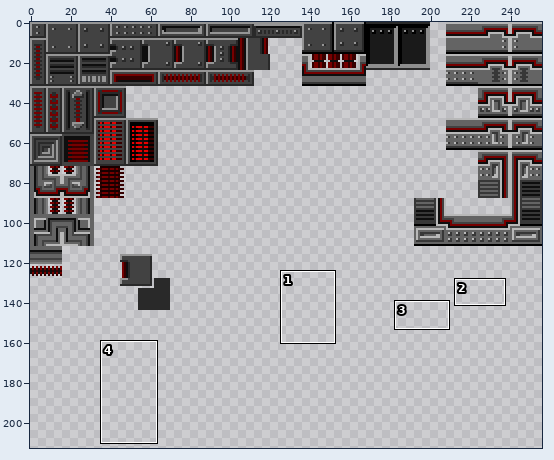
One commit to this sprite sheet: resources/spritesheets/tiles/testtiles8.png. The picture above shows the old version from afar; the outline marks the close-up.
Close-up. Earlier state:
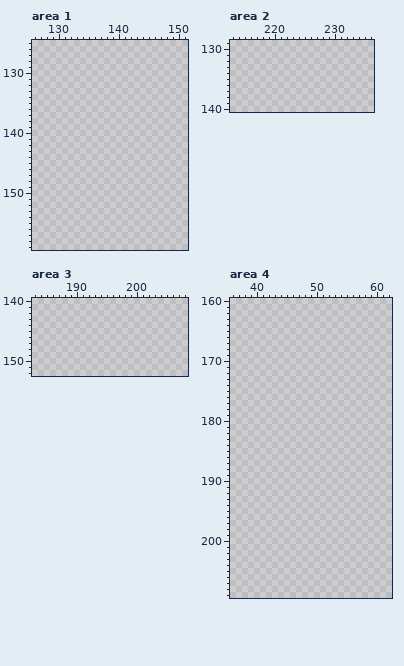
The file is 256x256 pixels. Colours within 5 levels of each other are drawn and written as one. Shown: area 1: x 126..151, y 125..159; area 2: x 213..236, y 129..140; area 3: x 183..208, y 140..152; area 4: x 36..62, y 160..209. The wide view leaves out empty margins. The commit also changed other parts of the picture, which this record leaves out.
New version:
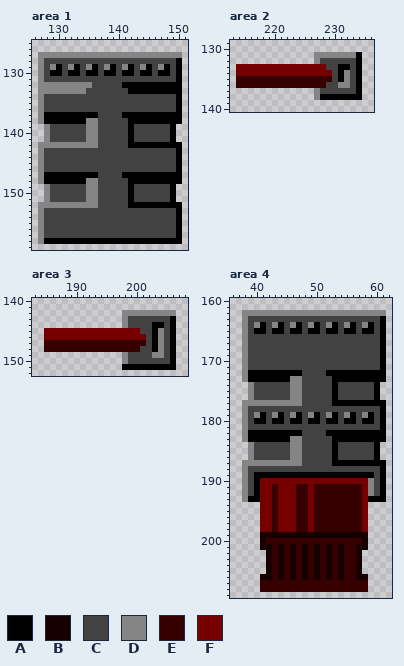
Palette (. is transparent): A #000000  B #170000  C #424242  D #858585  E #360000  F #760000
Edits made:
Changed rows in their new state; - is an unchanged pixel.
Area 1:
first column x 127:
127 DDDDDDDDDDDDDDDDDDDDDDDD
128 DCCCCCCCCCCCCCCCCCCCCCCA
129 DCDACDACDACDACDACDACDACA
130 DCAACAACAACAACAACAACAACA
131 DCCCCCCCCCCCCCCCCCCCCCCA
132 DDDDDDDDDCCCCCAAAAAAAAAA
133 DDDDDDDDCCCCCCCAAAAAAAAA
134 DCCCCCCCCCCCCCCCCCCCCCCA
135 DCCCCCCCCCCCCCCCCCCCCCCA
136 DCCCCCCCCCCCCCCCCCCCCCCA
137 DAAAAAAAAACCCCAAAAAAAAAA
138 DAAAAAAADDCCCCCAAAAAAAAA
139 -DCCCCCCDDCCCCCACCCCCCA-
140 -DCCCCCCDDCCCCCACCCCCCA-
141 -DCCCCCCDDCCCCCACCCCCCA-
142 DDDDDDDDDDCCCCCAAAAAAAAA
143 DCCCCCCCCCCCCCCCCCCCCCCA
144 DCCCCCCCCCCCCCCCCCCCCCCA
145 DCCCCCCCCCCCCCCCCCCCCCCA
146 DCCCCCCCCCCCCCCCCCCCCCCA
147 DAAAAAAAAACCCCAAAAAAAAAA
148 DAAAAAAADDCCCCCAAAAAAAAA
149 -DCCCCCCDDCCCCCACCCCCCA-
150 -DCCCCCCDDCCCCCACCCCCCA-
151 -DCCCCCCDDCCCCCACCCCCCA-
152 DDDDDDDDDDCCCCCAAAAAAAAA
153 DCCCCCCCCCCCCCCCCCCCCCCA
154 DCCCCCCCCCCCCCCCCCCCCCCA
155 DCCCCCCCCCCCCCCCCCCCCCCA
156 DCCCCCCCCCCCCCCCCCCCCCCA
157 DCCCCCCCCCCCCCCCCCCCCCCA
158 DAAAAAAAAAAAAAAAAAAAAAAA
Area 2:
first column x 214:
131 -------------DDDDDDDA
132 -------------DCCCCCCA
133 FFFFFFFFFFFFFFFCCAACA
134 FFFFFFFFFFFFFFFFCADCA
135 EEEEEEEEEEEEEEEECADCA
136 EEEEEEEEEEEEEEECCDDCA
137 -------------DCCCCCCA
138 -------------DAAAAAAA
Area 3:
first column x 185:
142 -------------DDDDDDDDD
143 -------------DCCCCCCCA
144 -------------DCCCCAACA
145 FFFFFFFFFFFFFFFFCCADCA
146 FFFFFFFFFFFFFFFFFCADCA
147 EEEEEEEEEEEEEEEEECADCA
148 EEEEEEEEEEEEEEEECCADCA
149 -------------DCCCCDDCA
150 -------------DCCCCCCCA
151 -------------AAAAAAAAA
Area 4:
first column x 38:
162 DDDDDDDDDDDDDDDDDDDDDDDD
163 DCCCCCCCCCCCCCCCCCCCCCCA
164 DCDACDACDACDACDACDACDACA
165 DCAACAACAACAACAACAACAACA
166 DCCCCCCCCCCCCCCCCCCCCCCA
167 DCCCCCCCCCCCCCCCCCCCCCCA
168 DCCCCCCCCCCCCCCCCCCCCCCA
169 DCCCCCCCCCCCCCCCCCCCCCCA
170 DCCCCCCCCCCCCCCCCCCCCCCA
171 DCCCCCCCCCCCCCCCCCCCCCCA
172 DAAAAAAAAACCCCAAAAAAAAAA
173 DAAAAAAADDCCCCCAAAAAAAAA
174 -DCCCCCCDDCCCCCACCCCCCA-
175 -DCCCCCCDDCCCCCACCCCCCA-
176 -DCCCCCCDDCCCCCACCCCCCA-
177 DDDDDDDDDDCCCCCAAAAAAAAA
178 DCCCCCCCCCCCCCCCCCCCCCCA
179 DCDACDACDACDACDACDACDACA
180 DCAACAACAACAACAACAACAACA
181 DCCCCCCCCCCCCCCCCCCCCCCA
182 DAAAAAAAAACCCCAAAAAAAAAA
183 DAAAAAAADDCCCCCAAAAAAAAA
184 -DCCCCCCDDCCCCCACCCCCCA-
185 -DCCCCCCDDCCCCCACCCCCCA-
186 -DCCCCCCDDCCCCCACCCCCCA-
187 DDDDDDDDDDCCCCCAAAAAAAAA
188 DCCCCCCCCCCCCCCCCCCCCCCA
189 DCAAAAAAAAAAAAAAAAAAAACA
190 DCAFFFFFFFFFFFFFFFFFFDCA
191 DCAFFEFFFEEFEEEEEEEEFDCA
192 DCAFFEFFFEEFEEEEEEEEFDCA
193 DAAFFEFFFEEFEEEEEEEEFAAA
194 ---FFEFFFEEFEEEEEEEEF---
195 ---FFEFFFEEFEEEEEEEEF---
196 ---FFEFFFEEFEEEEEEEEF---
197 ---FFEFFFEEFEEEEEEEEF---
198 ---FFEFFFEEFEEEEEEEEF---
199 ---BBBBBBBBBBBBBBBBBB---
200 ---BEEEEEEEEEEEEEEEEB---
201 ---BBEBEBEBEBEBEBEEBB---
202 ----BEBEBEBEBEBEBEEB----
203 ----BEBEBEBEBEBEBEEB----
204 ----BEBEBEBEBEBEBEEB----
205 ----BEBEBEBEBEBEBEEB----
206 ---BBEBEBEBEBEBEBEEBB---
207 ---EEEEEEEEEEEEEEEEEE---
208 ---EEEEEEEEEEEEEEEEEE---
Boxes around the changes in both close-ups, in picture pixels (x1, y1, x2, y2):
added: (38, 52, 182, 244)
added: (236, 52, 362, 100)
added: (44, 310, 176, 370)
added: (242, 310, 386, 592)
